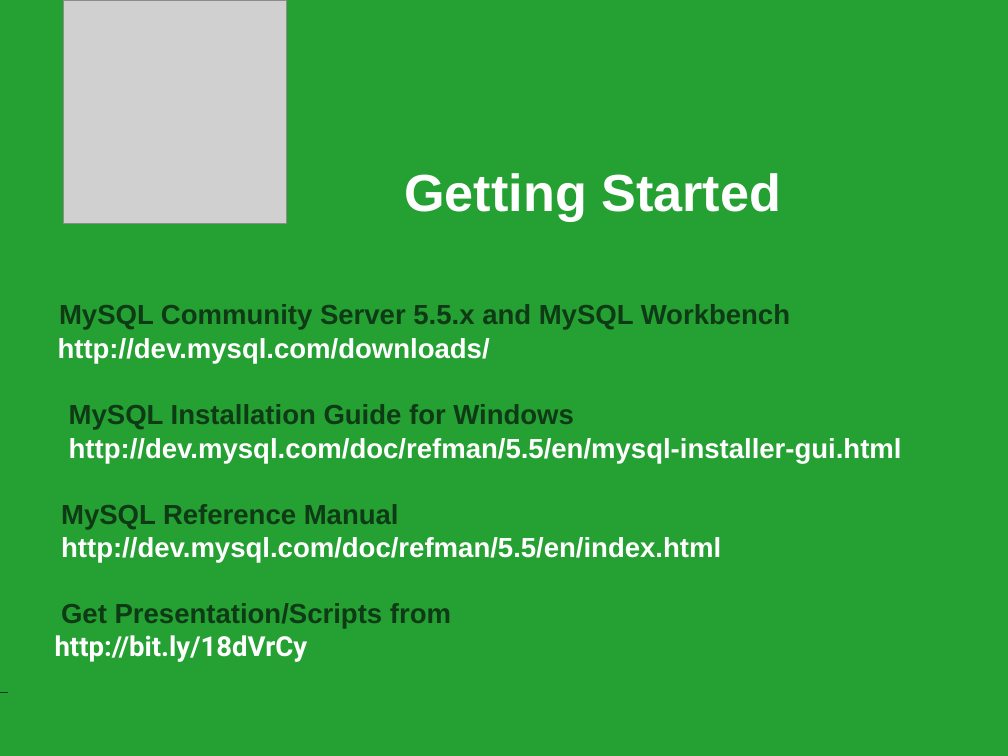
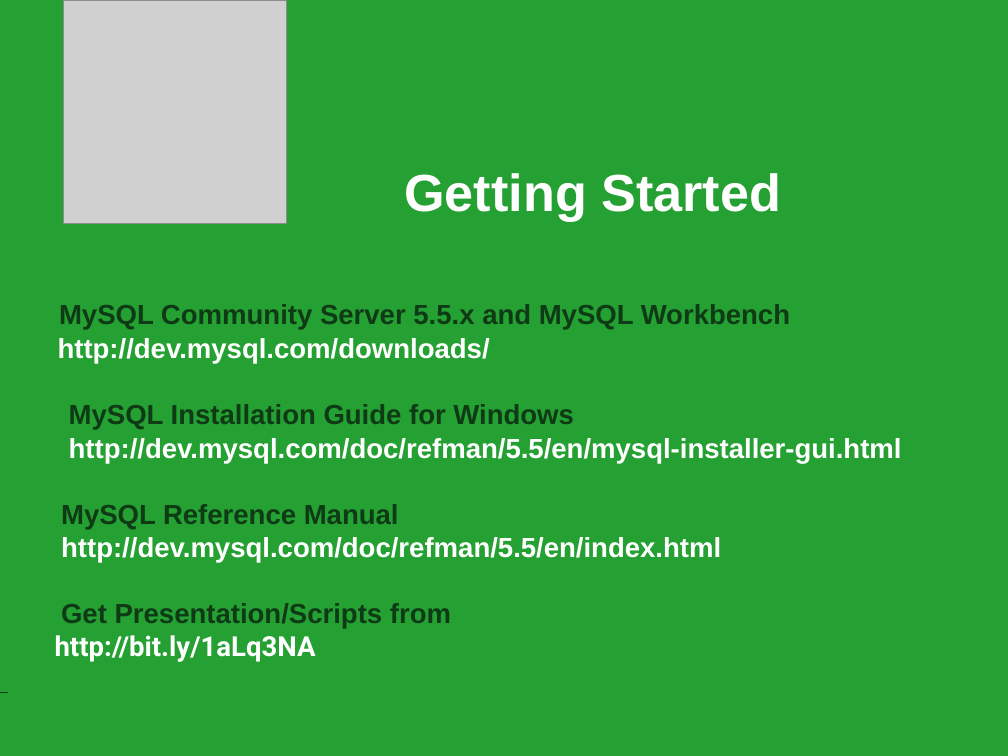
Before and after one commit to srinivasnangunuri/GitRep, a slide deck: slide 4 of MySQL/MySQL_Workshop.pptx. Drawn at 1008x756 pixels with LibreOffice and Linux fonts; fonts in the diff are those of the drawing; grey boxes stand for pictures. Boxes give left, top, right and bottom in pixels: in the first picture for what was removed or moved away, otherwise in the second. Text is boxed around its words. In the diff, an @@ line names an element or a change of style, - is before the commit and + after.

```diff
--- a/MySQL/MySQL_Workshop.pptx
+++ b/MySQL/MySQL_Workshop.pptx
@@ text at (55,635,316,662): text changed @@
-http://bit.ly/18dVrCy
+http://bit.ly/1aLq3NA
```
Also in this commit, not shown: 1 other slide changed, 1 other file.
